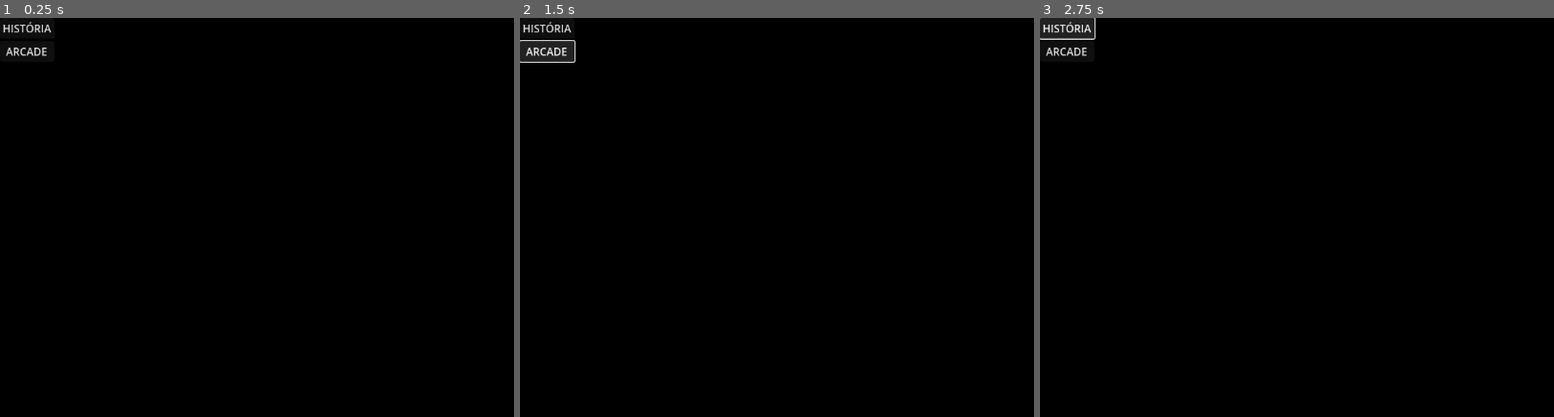
Above: before the commit, frames 1-3 (left to right).
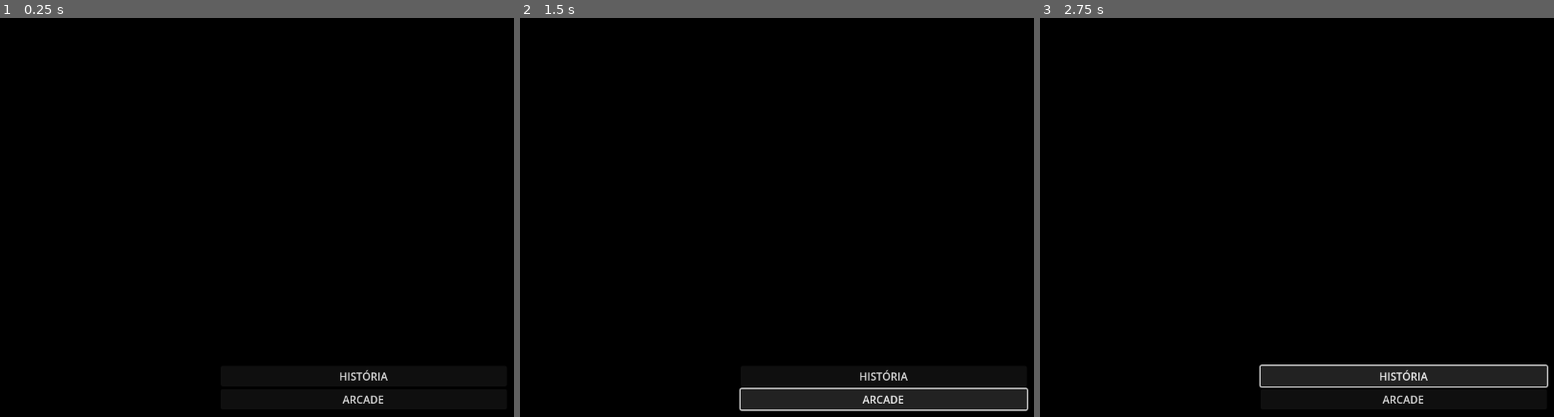
Above: after the commit, the same moments.

Repository: VeyJhow/DevJam-Atari-2600-Wolfenstein
Game: Godot game, scene res://scenes/menus/modos.tscn
Two runs of this game, one before a commit and one after it. Both use one fixed random seed, a clock stepped at 60 frames per second and the inputs below. This scene is started directly instead of the project's main scene.
Inputs:
- Up to frame 1 (0.25 s): no input
- Up to frame 2 (1.5 s): click "ARCADE" at 0.5 s; click "ARCADE" at 1.25 s
- Up to frame 3 (2.75 s): click "HISTÓRIA" at 2 s

The runs differ from the first frame. In frame 1, 0.5% of the frame differs, in the area x 0-76%, y 0-97%; in frame 2, 4.3%, in the area x 0-99%, y 0-99%; in frame 3, 4.2%.

Commit message:
Edits posicao menus

Diff:
--- a/scenes/menus/menu.tscn
+++ b/scenes/menus/menu.tscn
@@ -12,9 +12,14 @@
 script = ExtResource("1_yut5b")
 
 [node name="MarginContainer" type="MarginContainer" parent="."]
-layout_mode = 0
-offset_right = 40.0
-offset_bottom = 40.0
+layout_mode = 1
+anchors_preset = -1
+anchor_right = 1.0
+anchor_bottom = 1.0
+offset_left = 384.0
+offset_top = 457.0
+offset_right = -355.0
+offset_bottom = -90.0
 
 [node name="VBoxContainer" type="VBoxContainer" parent="MarginContainer"]
 layout_mode = 2
--- a/scenes/menus/modos.tscn
+++ b/scenes/menus/modos.tscn
@@ -13,8 +13,10 @@
 
 [node name="MarginContainer" type="MarginContainer" parent="."]
 layout_mode = 0
-offset_right = 40.0
-offset_bottom = 40.0
+offset_left = 333.0
+offset_top = 526.0
+offset_right = 765.0
+offset_bottom = 592.0
 
 [node name="VBoxContainer" type="VBoxContainer" parent="MarginContainer"]
 layout_mode = 2
--- a/scenes/menus/options_menu.tscn
+++ b/scenes/menus/options_menu.tscn
@@ -14,8 +14,10 @@
 
 [node name="MarginContainer" type="MarginContainer" parent="."]
 layout_mode = 0
-offset_right = 40.0
-offset_bottom = 40.0
+offset_left = 470.0
+offset_top = 324.0
+offset_right = 623.0
+offset_bottom = 402.0
 
 [node name="VBoxContainer" type="VBoxContainer" parent="MarginContainer"]
 layout_mode = 2
